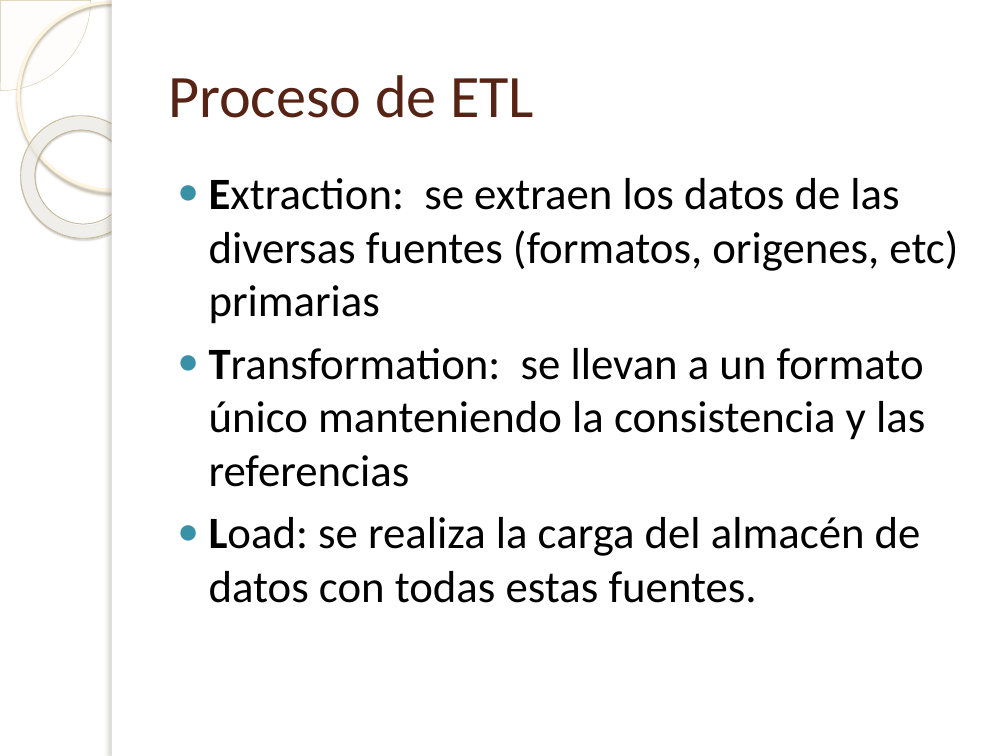
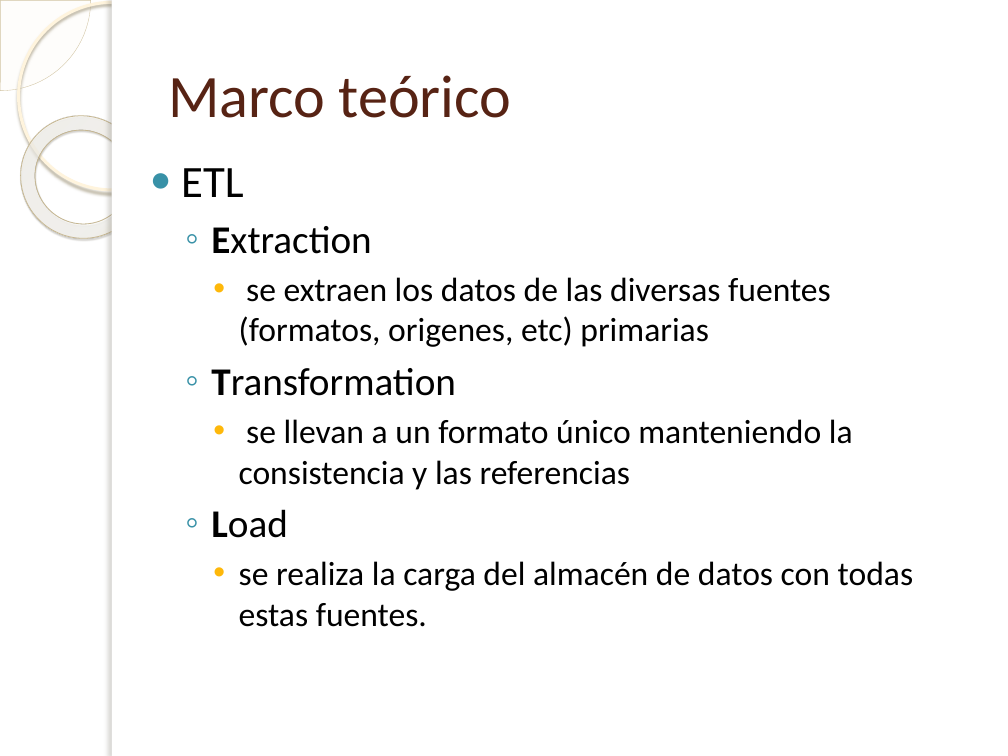
Before and after one commit to gsenergin/hydro2011, a slide deck: slide 9 of [SG2]/Informe FINAL/Presentacion-Abraham-Botta-FratteV2.0.pptx. Drawn at 1008x756 pixels with LibreOffice and Linux fonts; fonts in the diff are those of the drawing; background and template pictures are left out. Boxes give left, top, right and bottom in pixels: in the first picture for what was removed or moved away, otherwise in the second. Text is boxed around its words. In the diff, an @@ line names an element or a change of style, - is before the commit and + after.

```diff
--- a/[SG2]/Informe FINAL/Presentacion-Abraham-Botta-FratteV2.0.pptx
+++ b/[SG2]/Informe FINAL/Presentacion-Abraham-Botta-FratteV2.0.pptx
@@ title at <box>168,75,512,118</box>: text changed @@
-Proceso de ETL
+Marco teórico
@@ text at <box>181,168,914,627</box>: text changed; size 32 to 24 pt @@
-● Extraction: se extraen los datos de las diversas fuentes (formatos, origenes, etc) primarias
-● Transformation: se llevan a un formato único manteniendo la consistencia y las referencias
-● Load: se realiza la carga del almacén de datos con todas estas fuentes.
+● ETL
+  ◦ Extraction
+    • se extraen los datos de las diversas fuentes (formatos, origenes, etc) primarias
+  ◦ Transformation
+    • se llevan a un formato único manteniendo la consistencia y las referencias
+  ◦ Load
+    • se realiza la carga del almacén de datos con todas estas fuentes.
```
Also in this commit, not shown: 10 other slides changed, 11 slides added, 1 other file.
